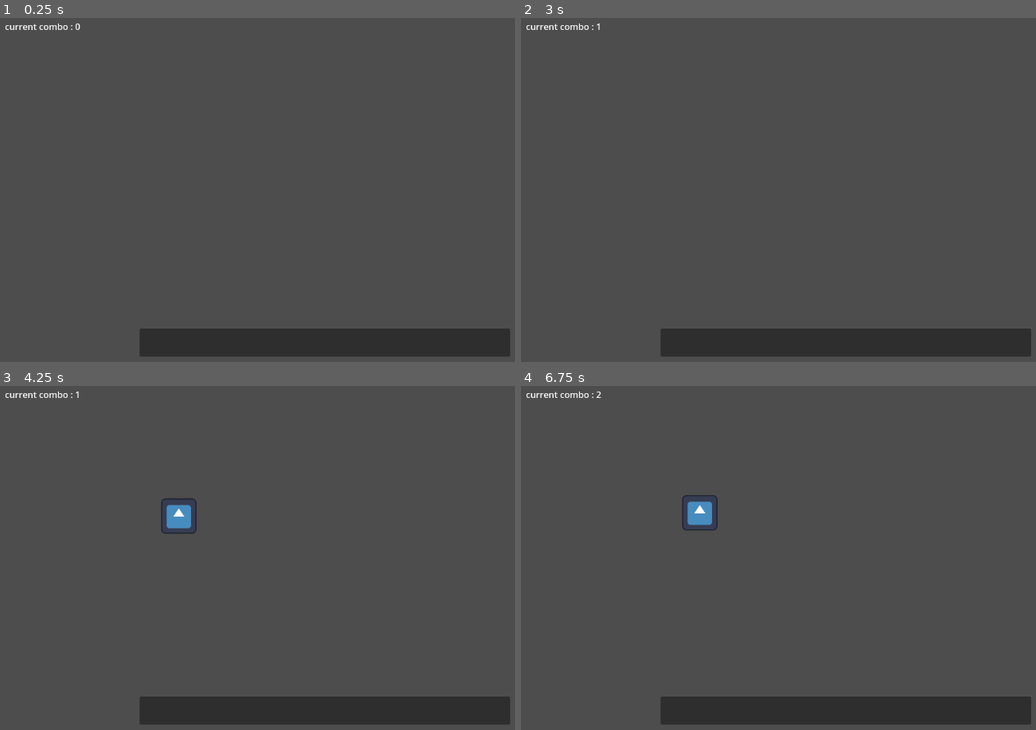
Above: before the commit, frames 1-4 (two rows, left to right).
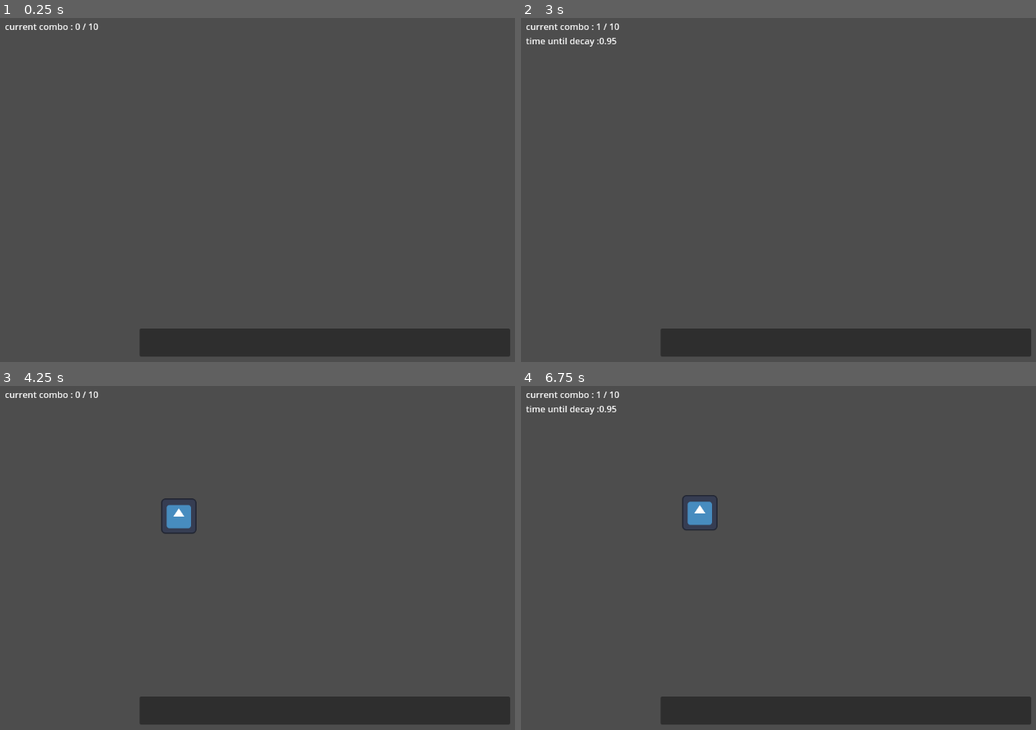
Above: after the commit, the same moments.

Repository: phunnnnnn/ballon-game-project
Game: Godot game, scene res://scenes/scene-main.tscn
Same seed, same stepped clock (60 frames per second), same inputs: the game is played once before the commit and once after it. The engine's default icon, where the game draws it, is replaced by a stand-in: a white triangle on a blue panel in a dark square.
Inputs (mouse positions are in pixels of both pictures, inside the frame that each line leads up to):
- Up to frame 1 (0.25 s): no input
- Up to frame 2 (3 s): tap Enter at 0.5, 2 s; move the mouse to (974, 176) at 0.52 s; click (974, 176) at 0.67 s; tap Space at 1.25, 2.75 s; move the mouse to (706, 210) at 1.27 s; click (706, 210) at 1.42 s; move the mouse to (896, 114) at 2.02 s; click (896, 114) at 2.17 s; move the mouse to (840, 124) at 2.77 s; click (840, 124) at 2.92 s
- Up to frame 3 (4.25 s): tap Enter at 3.5 s; move the mouse to (504, 613) at 3.52 s; click (504, 613) at 3.67 s
- Up to frame 4 (6.75 s): move the mouse to (644, 506) at 4.27 s; click (644, 506) at 4.42 s; move the mouse to (866, 561) at 5.02 s; click (866, 561) at 5.17 s; tap Space at 5.75 s; move the mouse to (737, 472) at 5.77 s; click (737, 472) at 5.92 s; move the mouse to (912, 564) at 6.52 s; click (912, 564) at 6.67 s

The runs differ from the first frame. In frame 1, less than 0.1% of the frame differs, in the area x 16-20%, y 1-4%; in frame 2, 0.2%; in frame 3, less than 0.1%; in frame 4, 0.2%, in the area x 0-20%, y 1-9%.

Commit message:
v 0.0.2
combo is fine now
- player can combo
- upgrade combo max
- upgrade combo decay time

Diff:
--- a/scenes/scene-main.tscn
+++ b/scenes/scene-main.tscn
@@ -1,9 +1,10 @@
-[gd_scene load_steps=6 format=3 uid="uid://bo44m1gbkg8qg"]
+[gd_scene load_steps=7 format=3 uid="uid://bo44m1gbkg8qg"]
 
 [ext_resource type="Script" uid="uid://pl0epmr0q3nx" path="res://scripts/script-main.gd" id="1_kdukv"]
 [ext_resource type="PackedScene" uid="uid://cxgqviy2jgbae" path="res://scenes/scenes-ballon-spawner.tscn" id="2_kdukv"]
 [ext_resource type="Script" uid="uid://des7qg6xj7j6r" path="res://scripts/script-upgrade-opener.gd" id="3_2lnc1"]
-[ext_resource type="Script" uid="uid://c4o2yklrjubtj" path="res://scripts/label_combo.gd" id="4_roouc"]
+[ext_resource type="Script" uid="uid://c4o2yklrjubtj" path="res://scripts/label-combo.gd" id="4_roouc"]
+[ext_resource type="Script" uid="uid://bnon3j0wmvvpi" path="res://scripts/script-combo-decay.gd" id="5_2ty5u"]
 
 [sub_resource type="RectangleShape2D" id="RectangleShape2D_kdukv"]
 size = Vector2(680, 365)
@@ -18,6 +19,7 @@
 shape = SubResource("RectangleShape2D_kdukv")
 
 [node name="UI" type="Control" parent="."]
+z_index = 5
 layout_mode = 3
 anchors_preset = 0
 offset_right = 40.0
@@ -50,11 +52,31 @@
 [node name="button-value-mult" type="Button" parent="UI/upgrade-window"]
 unique_name_in_owner = true
 layout_mode = 0
-offset_left = 678.0
-offset_top = 70.0
-offset_right = 892.0
-offset_bottom = 226.0
+offset_left = 339.0
+offset_top = 61.0
+offset_right = 553.0
+offset_bottom = 217.0
 text = "more value
+"
+
+[node name="button-more-decay-time" type="Button" parent="UI/upgrade-window"]
+unique_name_in_owner = true
+layout_mode = 0
+offset_left = 84.0
+offset_top = 248.0
+offset_right = 298.0
+offset_bottom = 404.0
+text = "more-decay-time
+"
+
+[node name="button-more-combo-max" type="Button" parent="UI/upgrade-window"]
+unique_name_in_owner = true
+layout_mode = 0
+offset_left = 328.0
+offset_top = 250.0
+offset_right = 542.0
+offset_bottom = 406.0
+text = "more-combo-max
 "
 
 [node name="Label-combo" type="Label" parent="UI"]
@@ -68,6 +90,9 @@
 
 [node name="timer-combo-decay" type="Timer" parent="."]
 unique_name_in_owner = true
+one_shot = true
+script = ExtResource("5_2ty5u")
 
 [connection signal="mouse_entered" from="UI/panel-upgrade-opener" to="UI" method="_on_panelupgradeopener_mouse_entered"]
 [connection signal="mouse_exited" from="UI/upgrade-window" to="UI" method="_on_upgradewindow_mouse_exited"]
+[connection signal="timeout" from="timer-combo-decay" to="timer-combo-decay" method="_on_timeout"]
--- a/scripts/auto-variable.gd
+++ b/scripts/auto-variable.gd
@@ -2,6 +2,8 @@
 signal ballon_cooldown_changed(new_cooldown)
 signal ballon_base_value_changed(new_value)
 signal combo_value_changed(new_value)
+signal combo_max_value_changed(new_value)
+signal combo_decay_time_value_changed(new_value)
 
 #player variable
 var money: float = 0.0
@@ -9,11 +11,19 @@
 #combo variable
 var combo: int = 0
 var combo_decay_time: float = 1.0
-var max_combo: int = 10
+var combo_max: int = 10
 
 func set_combo_value(value: int) -> void:
 	combo = value
 	emit_signal("combo_value_changed", value)
+
+func set_combo_max_value(value: int):
+	combo_max = value
+	emit_signal("combo_max_value_changed")
+
+func set_combo_decay_time(value: float):
+	combo_decay_time = value
+	emit_signal("combo_decay_time_value_changed")
 
 #game variable
 var ballon_spawn_cooldown: float = 2.0
--- /dev/null
+++ b/scripts/label-combo.gd
@@ -0,0 +1,37 @@
+extends Label
+
+@onready var label_combo: Label = $"."
+@onready var timer_combo_decay: Timer = %"timer-combo-decay"
+
+func _ready() -> void:
+	label_combo.text = "current combo : %d / %d" %[
+		AutoVariable.combo,
+		AutoVariable.combo_max
+		]
+	AutoVariable.connect("combo_value_changed",_on_combo_value_changed)
+
+func _process(delta: float) -> void:
+	if timer_combo_decay.time_left > 0:
+		label_combo.text = "current combo : %d / %d\ntime until decay :%.2f" %[
+			AutoVariable.combo,
+			AutoVariable.combo_max,
+			timer_combo_decay.time_left
+			]
+	else:
+		label_combo.text = "current combo : %d / %d" %[
+			AutoVariable.combo,
+			AutoVariable.combo_max
+		]
+
+func _on_combo_value_changed(value):
+	if timer_combo_decay.time_left > 0:
+		label_combo.text = "current combo : %d / %d\ntime until decay :%.2f" %[
+			AutoVariable.combo,
+			AutoVariable.combo_max,
+			AutoVariable.combo_decay_time - timer_combo_decay.time_left
+			]
+	else:
+		label_combo.text = "current combo : %d / %d" %[
+			AutoVariable.combo,
+			AutoVariable.combo_max
+		]
--- a/scripts/label_combo.gd
+++ /dev/null
@@ -1,10 +0,0 @@
-extends Label
-
-@onready var label_combo: Label = $"."
-
-func _ready() -> void:
-	label_combo.text = "current combo : 0"
-	AutoVariable.connect("combo_value_changed",_on_combo_value_changed)
-
-func _on_combo_value_changed(value):
-	label_combo.text = "current combo : %s" %[value]
--- a/scripts/script-ballon.gd
+++ b/scripts/script-ballon.gd
@@ -23,7 +23,10 @@
 		])
 
 		AutoVariable.money += reward
-		AutoVariable.set_combo_value(AutoVariable.combo + 1)
+		if AutoVariable.combo < AutoVariable.combo_max:
+			AutoVariable.set_combo_value(AutoVariable.combo + 1)
+		else:
+			AutoVariable.set_combo_value(AutoVariable.combo)
 
 		print("current money = ", AutoVariable.money)
 
--- /dev/null
+++ b/scripts/script-combo-decay.gd
@@ -0,0 +1,17 @@
+extends Timer
+
+@onready var timer_combo_decay: Timer = %"timer-combo-decay"
+
+func _ready() -> void:
+	AutoVariable.connect("combo_value_changed",_on_combo_value_changed)
+	pass # Replace with function body.
+
+func _on_combo_value_changed(value):
+	#print("combo start decay")
+	timer_combo_decay.wait_time = AutoVariable.combo_decay_time
+	if AutoVariable.combo > 0:
+		timer_combo_decay.start()
+
+
+func _on_timeout() -> void:
+	AutoVariable.set_combo_value(0)
--- a/scripts/script-upgrade-opener.gd
+++ b/scripts/script-upgrade-opener.gd
@@ -5,6 +5,8 @@
 
 @onready var button_upgrade_less_time_spawn: Button = %"button-less-time-spawn"
 @onready var button_upgrade_more_value: Button = %"button-value-mult"
+@onready var button_upgrade_more_decay_time: Button = %"button-more-decay-time"
+@onready var button_upgrade_more_combo_max: Button = %"button-more-combo-max"
 
 func _ready() -> void:
 	upgrade_window.hide()
@@ -13,6 +15,9 @@
 	#connect signal
 	button_upgrade_less_time_spawn.pressed.connect(_on_button_upgrade_less_time_spawn_pressed)
 	button_upgrade_more_value.pressed.connect(_on_button_upgrade_more_value_pressed)
+	button_upgrade_more_decay_time.pressed.connect(_on_button_upgrade_more_decay_time_pressed)
+	button_upgrade_more_combo_max.pressed.connect(_on_button_upgrade_more_combo_max_pressed)
+
 
 func _on_panelupgradeopener_mouse_entered() -> void:
 	panel_upgrade_opener.hide()
@@ -41,3 +46,11 @@
 func _on_button_upgrade_more_value_pressed():
 	AutoVariable.set_ballon_base_value(AutoVariable.ballon_base_value + 0.1)
 	print("ballon base value changed to: ", AutoVariable.ballon_base_value)
+
+func _on_button_upgrade_more_decay_time_pressed():
+	AutoVariable.set_combo_decay_time(AutoVariable.combo_decay_time + 0.1)
+	print("decay time value changed to: ", AutoVariable.combo_decay_time)
+
+func _on_button_upgrade_more_combo_max_pressed():
+	AutoVariable.set_combo_max_value(AutoVariable.combo_max + 1)
+	print("combo value changed to: ", AutoVariable.combo_max)
Renamed: scripts/label_combo.gd.uid -> scripts/label-combo.gd.uid
Not shown, added: scripts/script-combo-decay.gd.uid
